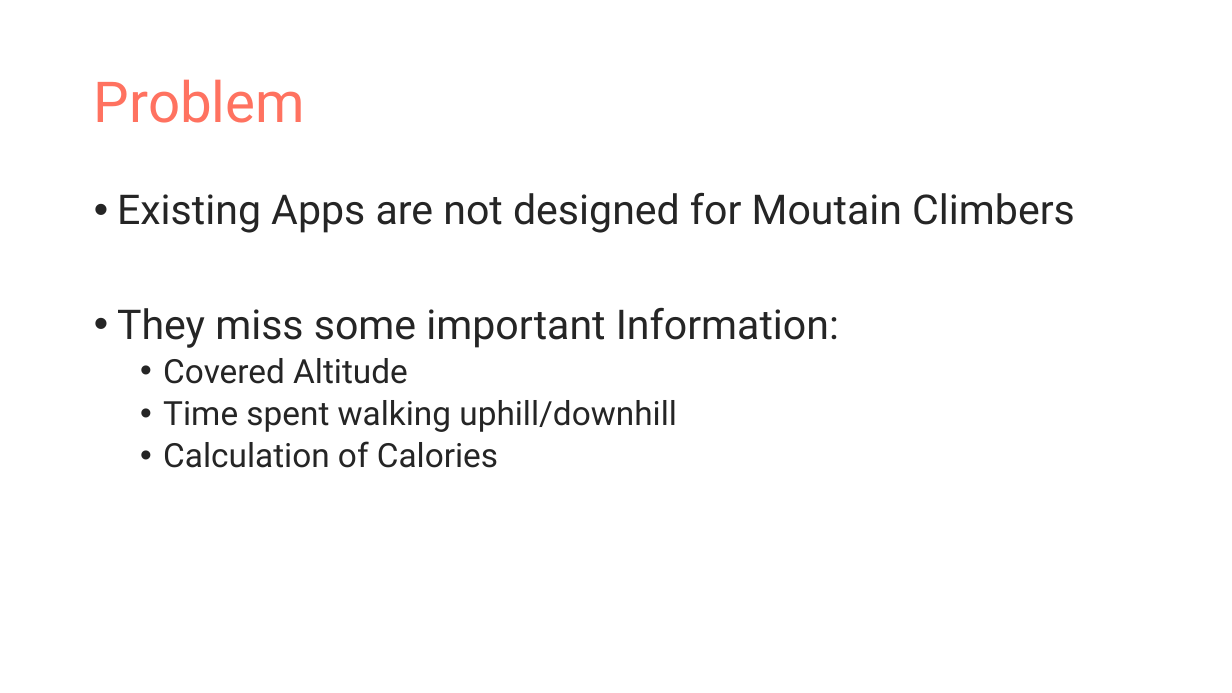
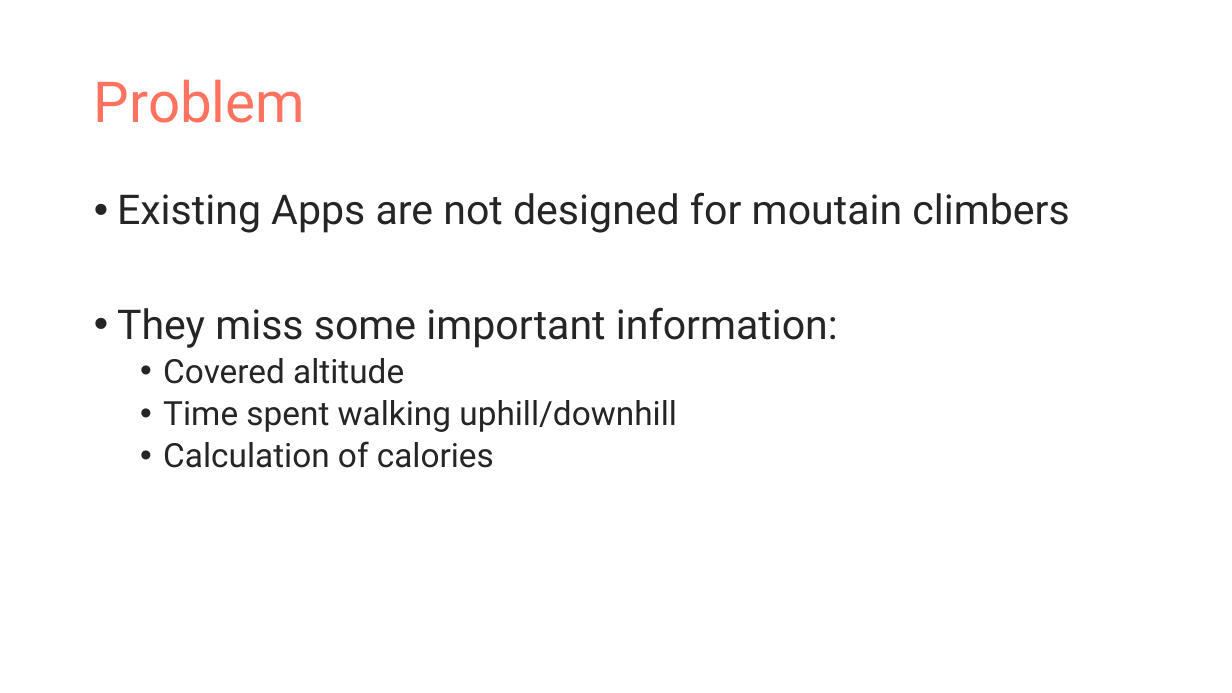
Before and after one commit to EvaJobst/MobileSports, a slide deck: slide 2 of Mountaineer.pptx. Drawn at 1232x693 pixels with LibreOffice and Linux fonts; fonts in the diff are those of the drawing. Boxes give left, top, right and bottom in pixels: in the first picture for what was removed or moved away, otherwise in the second. Text is boxed around its words. In the diff, an @@ line names an element or a change of style, - is before the commit and + after.

Commit message:
changed presentation

```diff
--- a/Mountaineer.pptx
+++ b/Mountaineer.pptx
@@ text at bbox=[117, 192, 1069, 384]: text changed @@
-• Existing Apps are not designed for Moutain Climbers
-• They miss some important Information:
-  • Covered Altitude
+• Existing Apps are not designed for moutain climbers
+• They miss some important information:
+  • Covered altitude
@@ text at bbox=[163, 441, 494, 468]: text changed @@
-  • Calculation of Calories
+  • Calculation of calories
```
Also in this commit, not shown: 1 other slide changed.
